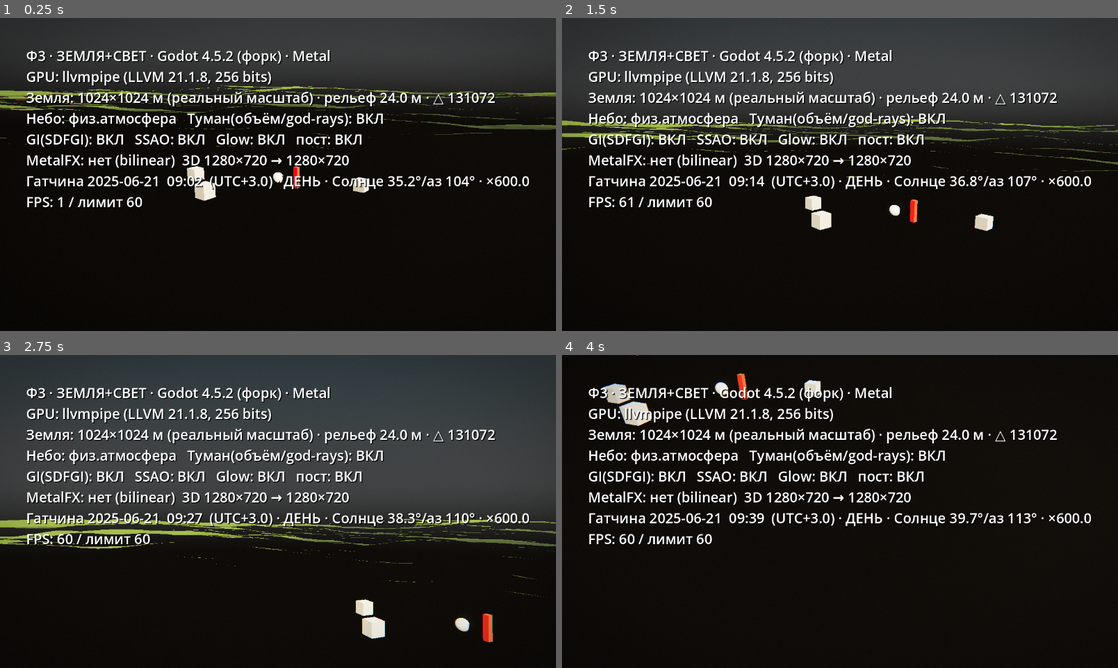
Above: before the commit, frames 1-4 (two rows, left to right).
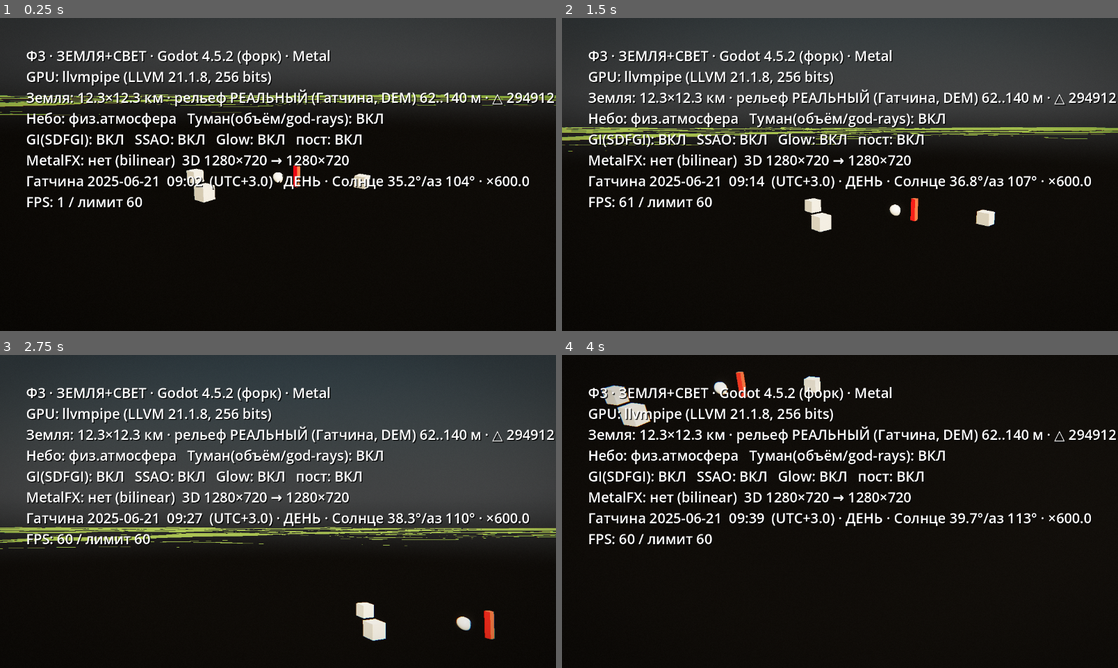
Above: after the commit, the same moments.

Repository: B760m670/mmorpg3dnew
Game: Godot game, scene res://scenes/light_stage.tscn
Two runs of this game, one before a commit and one after it. Both use one fixed random seed, a clock stepped at 60 frames per second and the inputs below.
Inputs (mouse positions are in pixels of both pictures, inside the frame that each line leads up to):
- Up to frame 1 (0.25 s): no input
- Up to frame 2 (1.5 s): move the mouse to (962, 158) at 0.52 s; click (962, 158) at 0.67 s; drag from (728, 190) to (812, 237) at 1.27 s
- Up to frame 3 (2.75 s): move the mouse to (333, 442) at 2.02 s; click (333, 442) at 2.17 s
- Up to frame 4 (4 s): tap Enter at 2.75 s; drag from (812, 574) to (673, 464) at 2.77 s; move the mouse to (1006, 558) at 3.52 s; click (1006, 558) at 3.67 s

The runs differ from the first frame. In frame 1, 4.2% of the frame differs, in the area x 0-100%, y 21-60%; in frame 2, 5.4%; in frame 3, 6.0%, in the area x 0-100%, y 22-92%; in frame 4, 2.0%.

Commit message:
Земля игры: РЕАЛЬНЫЙ рельеф территории Гатчины из настоящих измерений
Первый шаг дороги из CLAUDE.md. Процедурный шум заменён реальными высотами:
- tools/fetch_dem_gatchina.py: terrarium z13 (~10 м/пиксель на 59.6°N) вокруг
  59.5648N 30.1282E → локальная сетка 513×513 × 32 м (16.4 км), int16-см,
  0.53 МБ (game2/assets/dem/gatchina_cm.bin)
- проверка числами: высоты 62..142 м — Гатчинская равнина с подъёмом к
  Ижорской возвышенности (как в реальности), дворец ~100 м
- terrain.gd: height() билинейно из сетки (ноль мира = центр территории),
  микрорельеф-шум ±0.5 м как слой детализации вблизи; честный фолбэк на
  процедурный с пометкой, если данных нет
- территория 12.3×12.3 км (295k △), камера far 22 км, воздушная перспектива
  до 7 км; HUD: «рельеф РЕАЛЬНЫЙ (Гатчина, DEM) 62..140 м»
Стенд: собирается и рендерится без ошибок, объекты сидят на реальной земле.
Проверить на A18: FPS с 295k △.

Co-Authored-By: Claude Fable 5 <noreply@anthropic.com>
Claude-Session: https://claude.ai/code/session_011pJt8xA6v8KEwtPnSYGg9D

Diff:
--- /dev/null
+++ b/game2/assets/dem/meta_gatchina.json
@@ -0,0 +1,10 @@
+{
+  "format": "raw int16 LE, row-major, сантиметры",
+  "grid_n": 513,
+  "step_m": 32.0,
+  "size_m": 16384.0,
+  "center_lat": 59.5648,
+  "center_lon": 30.1282,
+  "row0": "северный край; x=восток, строки к югу",
+  "source": "terrarium z13 (SRTM/ASTER), билинейно"
+}
--- a/game2/scripts/world/light_stage.gd
+++ b/game2/scripts/world/light_stage.gd
@@ -166,8 +166,8 @@
 	env.fog_density = 0.0016
 	env.fog_sky_affect = 0.0
 	env.fog_aerial_perspective = 1.0
-	env.fog_depth_begin = 120.0
-	env.fog_depth_end = 1400.0
+	env.fog_depth_begin = 250.0
+	env.fog_depth_end = 7000.0                    # территория 12.3 км — видим даль
 
 	# ОБЪЁМНЫЙ туман: даёт световые шахты (god-rays) — тени в солнце режут
 	# рассеяние, вперёд-рассеяние (anisotropy) тянет свет к солнцу.
@@ -243,6 +243,7 @@
 	_cam.fov = 50.0
 	_cam.terrain = _terrain
 	add_child(_cam)
+	_cam.far = 22000.0                            # видеть всю территорию 12.3 км
 	# старт: над землёй у объектов-эталонов, смотрим на них — сразу можно крутить/летать
 	var eye := _on_ground(18.0, 22.0, 6.0)
 	_cam.setup(eye, _on_ground(0.0, 0.0, 0.8))
@@ -335,7 +336,10 @@
 	if _terrain == null:
 		return ""
 	var r := _terrain.report()
-	return "Земля: %.0f×%.0f м (реальный масштаб) · рельеф %.1f м · △ %d\n" % [
+	if r["real"]:
+		return "Земля: %.1f×%.1f км · рельеф РЕАЛЬНЫЙ (Гатчина, DEM) %.0f..%.0f м · △ %d\n" % [
+			r["size_m"] / 1000.0, r["size_m"] / 1000.0, r["abs_min"], r["abs_max"], r["tris"]]
+	return "Земля: %.0f×%.0f м · рельеф ПРОЦЕДУРНЫЙ (фолбэк!) %.1f м · △ %d\n" % [
 		r["size_m"], r["size_m"], r["relief_m"], r["tris"]]
 
 func _clock_line() -> String:
--- a/game2/scripts/world/terrain.gd
+++ b/game2/scripts/world/terrain.gd
@@ -1,15 +1,29 @@
 class_name Terrain
 extends Node3D
-## Ф3.1 «Земля» — настоящий рельеф в РЕАЛЬНОМ масштабе (1 юнит = 1 метр).
-## Чанковый heightfield: пологая парковая равнина Гатчины с озёрной впадиной.
-## Высота задаётся аналитически (height()), нормали — точным конечным разностям,
-## поэтому объекты можно сажать ровно на поверхность. Масштаб/рельеф проверяем
-## числами (report()): протяжённость в метрах, перепад высот, число треугольников.
+## Земля игры — РЕАЛЬНЫЙ рельеф территории Гатчины (1 юнит = 1 метр).
+## Высоты — из настоящих измерений (SRTM/ASTER, terrarium z13 ≈10 м/пиксель),
+## собраны конвейером tools/fetch_dem_gatchina.py в сетку int16-см
+## (513×513 × 32 м = 16384 м; высоты 62–142 м — Гатчинская равнина).
+## Начало координат мира — центр территории (высота там = 0), сетка даёт
+## height(x,z) билинейно; поверх — микрорельеф-шум ±0.5 м как слой детализации
+## (разрешение DEM ~10 м, вблизи нужна мелкая неровность грунта).
+## Если файла данных нет — честный фолбэк на процедурный рельеф с пометкой.
 
-@export var world_size_m: float = 1024.0        # квадрат 1×1 км вокруг начала
-@export var chunks_per_side: int = 8             # 8×8 чанков → чанк 128 м
-@export var chunk_res: int = 32                  # 32 квада/чанк → шаг ~4 м
+@export var world_size_m: float = 12288.0       # территория 12.3×12.3 км
+@export var chunks_per_side: int = 12            # чанк 1024 м
+@export var chunk_res: int = 32                  # 32 квада/чанк → шаг 32 м
 @export var tile_m: float = 4.0                  # масштаб тайла материала, м
+
+const DEM_PATH := "res://assets/dem/gatchina_cm.bin"
+const DEM_N := 513
+const DEM_STEP := 32.0
+const DEM_HALF := (DEM_N - 1) * DEM_STEP * 0.5   # 8192 м
+
+var real_dem: bool = false
+var _dem: PackedByteArray
+var _h_ref: float = 0.0                          # высота центра (дворец) — ноль мира
+var abs_min: float = 0.0                         # реальные высоты территории, м
+var abs_max: float = 0.0
 
 var _noise: FastNoiseLite
 var _ridge: FastNoiseLite
@@ -17,16 +31,10 @@
 var min_h: float = INF
 var max_h: float = -INF
 
-# озёрная впадина (Белое озеро Гатчины — условно)
-const LAKE_CENTER := Vector2(210.0, -150.0)
-const LAKE_RADIUS := 170.0
-const LAKE_DEPTH := 9.0
-const WATER_LEVEL := -3.0
-
 func _init() -> void:
 	_noise = FastNoiseLite.new()
 	_noise.noise_type = FastNoiseLite.TYPE_SIMPLEX_SMOOTH
-	_noise.frequency = 0.0016                     # крупные пологие холмы
+	_noise.frequency = 0.0016
 	_noise.fractal_octaves = 5
 	_noise.fractal_lacunarity = 2.1
 	_noise.fractal_gain = 0.5
@@ -34,19 +42,58 @@
 	_ridge.noise_type = FastNoiseLite.TYPE_SIMPLEX
 	_ridge.frequency = 0.02                        # мелкая неровность грунта
 	_ridge.fractal_octaves = 3
+	_load_dem()
 
-## высота поверхности (м) в точке мира
+func _load_dem() -> void:
+	var f := FileAccess.open(DEM_PATH, FileAccess.READ)
+	if f == null:
+		push_warning("[terrain] нет данных рельефа (%s) — процедурный фолбэк" % DEM_PATH)
+		return
+	_dem = f.get_buffer(DEM_N * DEM_N * 2)
+	if _dem.size() != DEM_N * DEM_N * 2:
+		push_warning("[terrain] файл рельефа неполный — процедурный фолбэк")
+		return
+	real_dem = true
+	_h_ref = _dem_at(DEM_N / 2, DEM_N / 2)
+	abs_min = INF; abs_max = -INF
+	for k in range(0, DEM_N * DEM_N, 7):          # быстрая выборка статистики
+		var v := float(_dem.decode_s16(k * 2)) / 100.0
+		abs_min = minf(abs_min, v)
+		abs_max = maxf(abs_max, v)
+
+func _dem_at(i: int, j: int) -> float:
+	i = clampi(i, 0, DEM_N - 1)
+	j = clampi(j, 0, DEM_N - 1)
+	return float(_dem.decode_s16((j * DEM_N + i) * 2)) / 100.0
+
+## реальная высота из сетки (билинейно). x=восток, z=юг (строка 0 — север).
+func _dem_height(x: float, z: float) -> float:
+	var u := (x + DEM_HALF) / DEM_STEP
+	var v := (z + DEM_HALF) / DEM_STEP
+	var i := int(floor(u))
+	var j := int(floor(v))
+	var fx := u - float(i)
+	var fy := v - float(j)
+	var h00 := _dem_at(i, j)
+	var h10 := _dem_at(i + 1, j)
+	var h01 := _dem_at(i, j + 1)
+	var h11 := _dem_at(i + 1, j + 1)
+	return lerp(lerp(h00, h10, fx), lerp(h01, h11, fx), fy)
+
+## высота поверхности мира (м); 0 — уровень центра территории
 func height(x: float, z: float) -> float:
-	var h := _noise.get_noise_2d(x, z) * 14.0            # ±14 м крупных холмов
-	h += _noise.get_noise_2d(x * 3.7 + 100.0, z * 3.7) * 4.0   # ±4 м средних всхолмлений
-	h += _ridge.get_noise_2d(x, z) * 0.6                 # ±0.6 м микрорельеф
-	# озёрная впадина: плавное понижение к центру
-	var d := Vector2(x, z).distance_to(LAKE_CENTER)
-	h -= smoothstep(LAKE_RADIUS, LAKE_RADIUS * 0.25, d) * LAKE_DEPTH
-	return h
+	if real_dem:
+		var h := _dem_height(x, z) - _h_ref
+		h += _ridge.get_noise_2d(x, z) * 0.5       # слой детализации вблизи
+		return h
+	# фолбэк: процедурная равнина (ИМИТАЦИЯ, помечено)
+	var hp := _noise.get_noise_2d(x, z) * 14.0
+	hp += _noise.get_noise_2d(x * 3.7 + 100.0, z * 3.7) * 4.0
+	hp += _ridge.get_noise_2d(x, z) * 0.6
+	return hp
 
 func normal_at(x: float, z: float) -> Vector3:
-	var e := 1.0
+	var e := 8.0 if real_dem else 1.0              # шаг производной ~ разрешению данных
 	var hl := height(x - e, z)
 	var hr := height(x + e, z)
 	var hd := height(x, z - e)
@@ -66,9 +113,10 @@
 			mi.mesh = _build_chunk_mesh(ox, oz, chunk, chunk_res)
 			mi.material_override = mat
 			add_child(mi)
-	print("[terrain] %.0f×%.0f м, чанков %d², шаг %.1f м, перепад %.1f..%.1f м, △=%d" % [
-		world_size_m, world_size_m, chunks_per_side, chunk / float(chunk_res),
-		min_h, max_h, tri_count])
+	print("[terrain] %.0f×%.0f м, рельеф=%s, абс. высоты %.0f..%.0f м, перепад %.1f м, △=%d" % [
+		world_size_m, world_size_m,
+		"РЕАЛЬНЫЙ (Гатчина, DEM)" if real_dem else "процедурный (фолбэк!)",
+		abs_min, abs_max, max_h - min_h, tri_count])
 
 func _build_chunk_mesh(ox: float, oz: float, size: float, res: int) -> ArrayMesh:
 	var st := SurfaceTool.new()
@@ -98,29 +146,29 @@
 			tri_count += 2
 	return st.commit()
 
-## цвет земли по склону и высоте: трава на пологом, грунт на склонах,
-## сырой тёмный у озёрного дна — через вершинные цвета (без шейдера)
+## цвет земли по склону и НАСТОЯЩЕЙ высоте: трава на пологом, грунт на склонах,
+## сырой тёмный в низинах (озёрные котловины реального рельефа)
 func _ground_color(x: float, z: float, y: float, n: Vector3) -> Color:
 	var grass := Color(0.24, 0.32, 0.14)
 	var earth := Color(0.32, 0.25, 0.16)
-	var wet := Color(0.16, 0.19, 0.15)
-	var slope := clampf((1.0 - n.y) * 3.5, 0.0, 1.0)     # 0 плоско, 1 круто
+	var wet := Color(0.15, 0.18, 0.15)
+	var slope := clampf((1.0 - n.y) * 3.5, 0.0, 1.0)
 	var col := grass.lerp(earth, slope)
-	# лёгкая пятнистость травы
 	var v := _ridge.get_noise_2d(x * 0.7, z * 0.7) * 0.5 + 0.5
 	col = col.lerp(col.darkened(0.18), v * 0.5)
-	# у озёрного дна — сырой тёмный грунт
-	if y < WATER_LEVEL + 2.5:
-		col = col.lerp(wet, clampf((WATER_LEVEL + 2.5 - y) / 4.0, 0.0, 1.0))
+	if real_dem:
+		var habs := y + _h_ref
+		var lowland := clampf((abs_min + 6.0 - habs) / 6.0, 0.0, 1.0)
+		col = col.lerp(wet, lowland * 0.8)
 	return col
 
 func _ground_material() -> ShaderMaterial:
-	# специальный террейн-шейдер: диффуз без зеркалки (убирает френелевскую
-	# белую кайму у горизонта), цвет из вершинного COLOR (склон/высота)
+	# террейн-шейдер: диффуз без зеркалки (не бликует у горизонта), цвет из вершин
 	var m := ShaderMaterial.new()
 	m.shader = load("res://shaders/world/terrain.gdshader")
 	return m
 
 func report() -> Dictionary:
 	return {"size_m": world_size_m, "relief_m": max_h - min_h,
-		"min_h": min_h, "max_h": max_h, "tris": tri_count}
+		"min_h": min_h, "max_h": max_h, "tris": tri_count,
+		"real": real_dem, "abs_min": abs_min, "abs_max": abs_max}
Binary file added: game2/assets/dem/gatchina_cm.bin
Not shown, added: tools/fetch_dem_gatchina.py
